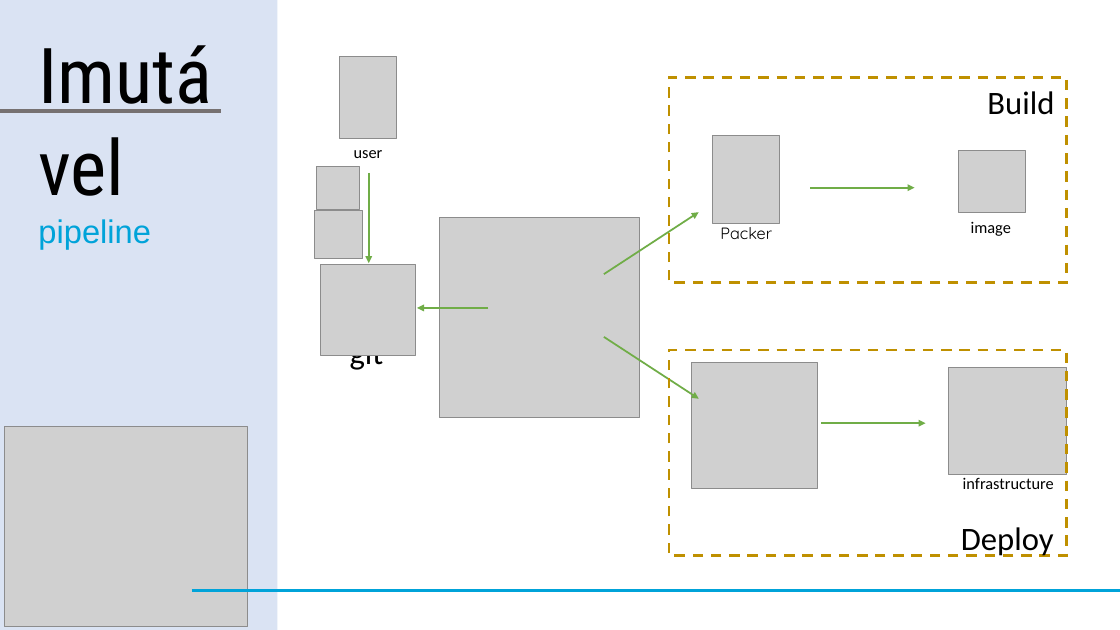
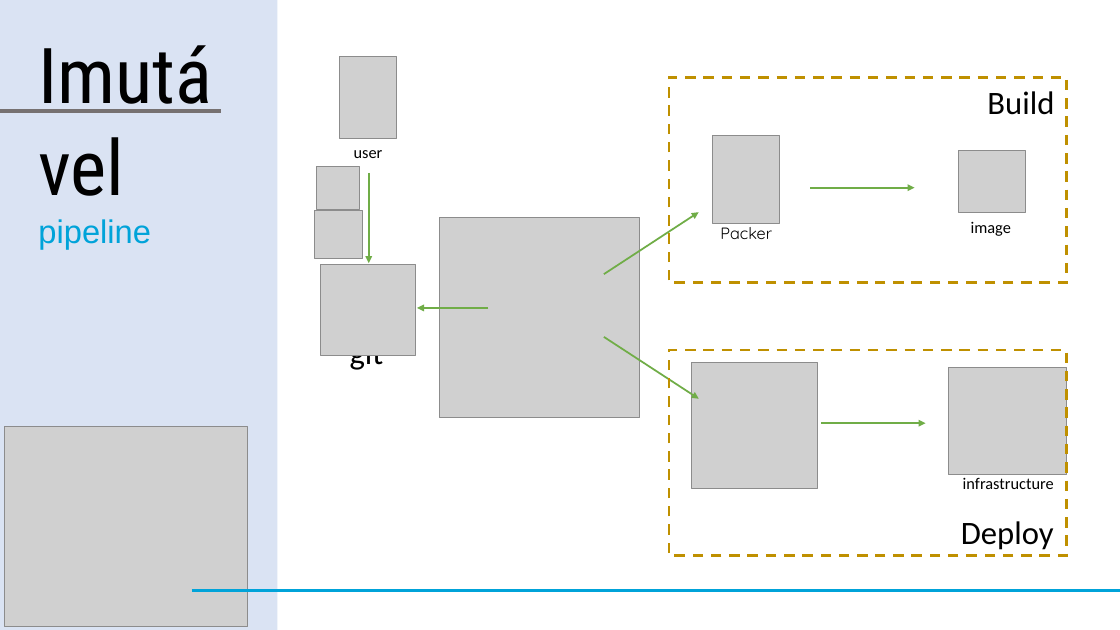
Before and after one commit to everton-martins/TDC2019-DevOps, a slide deck: slide 7 of DevOps.ppsx. Drawn at 1120x630 pixels with LibreOffice and Linux fonts; fonts in the diff are those of the drawing; grey boxes stand for pictures. Boxes give left, top, right and bottom in pixels: in the first picture for what was removed or moved away, otherwise in the second. Text is boxed around its words. In the diff, an @@ line names an element or a change of style, - is before the commit and + after.

```diff
--- a/DevOps.ppsx
+++ b/DevOps.ppsx
@@ text "Deploy": place and size @@
-text "Deploy" at box(961, 527, 1054, 557)
+text "Deploy" at box(961, 521, 1054, 550)
```
Also in this commit, not shown: 2 other slides changed.
